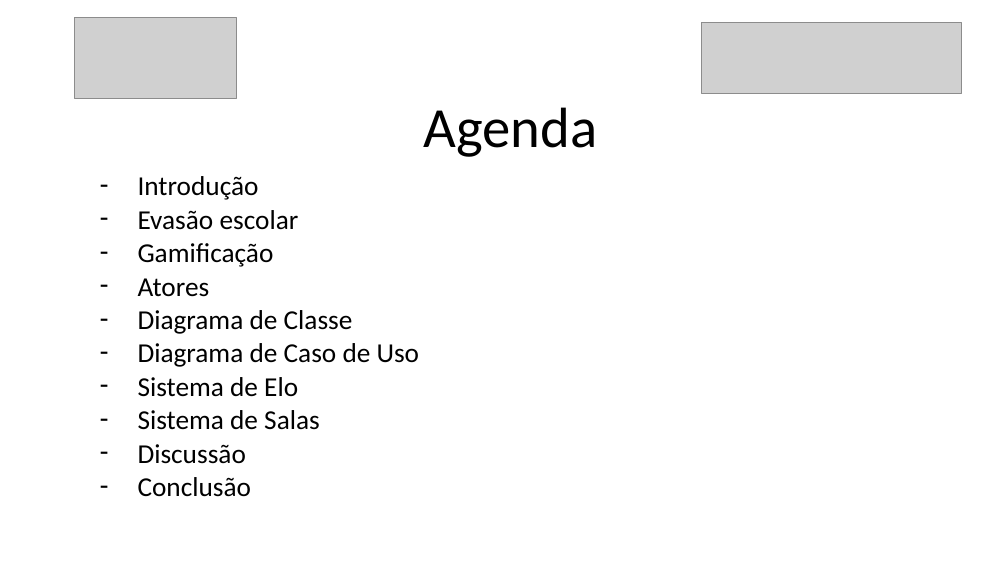
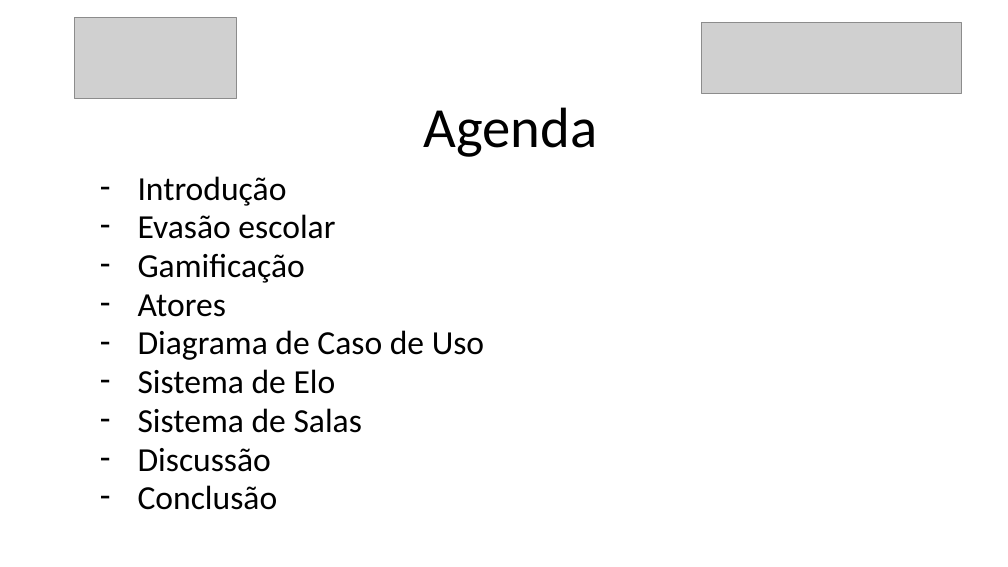
Before and after one commit to danilovaz7/curso-tecnico, a slide deck: slide 2 of liceu/3semestre/projeto integrador/tcc slide.pptx. Drawn at 1008x567 pixels with LibreOffice and Linux fonts; fonts in the diff are those of the drawing; grey boxes stand for pictures. Boxes give left, top, right and bottom in pixels: in the first picture for what was removed or moved away, otherwise in the second. Text is boxed around its words. In the diff, an @@ line names an element or a change of style, - is before the commit and + after.

```diff
--- a/liceu/3semestre/projeto integrador/tcc slide.pptx
+++ b/liceu/3semestre/projeto integrador/tcc slide.pptx
@@ subtitle "Introdução" at (138,176,484,510): size 26 to 32 pt @@
@@ subtitle at (138,310,353,334): paragraph removed @@
-– Diagrama de Classe
```
Also in this commit, not shown: 3 other slides changed, 1 slide removed.
